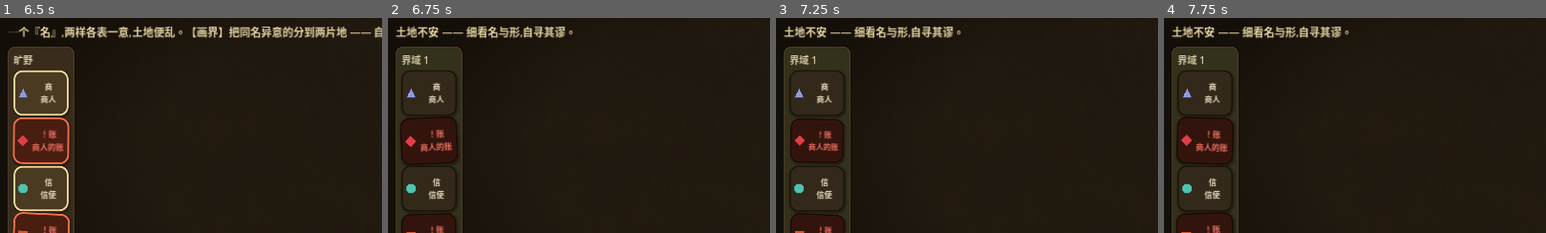
Above: before the commit, frames 1-4 (left to right).
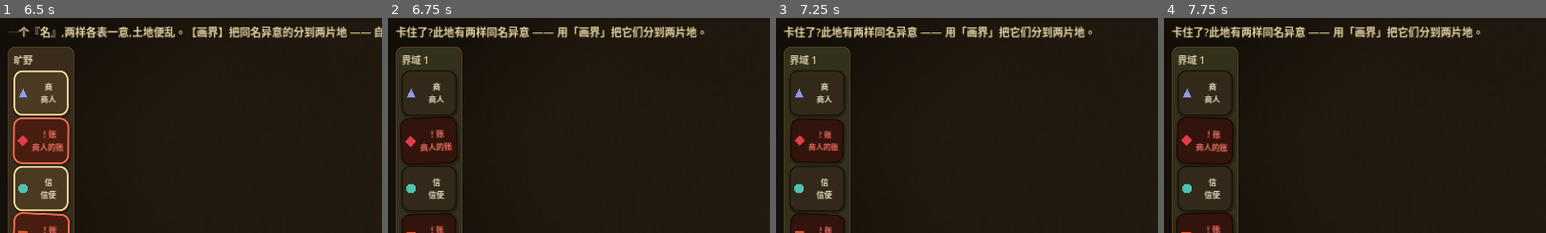
Above: after the commit, the same moments.

Repository: HelloKuoty/bounds
Game: Godot game, scene res://scenes/main/Main.tscn
The game is run twice, just before and just after one commit, with the same random seed, the same clock (stepped at 60 frames per second) and the same inputs.
Inputs:
- Up to frame 1 (6.5 s): click "启程" at 0.5 s; click "土地" at 1.25 s; click "商 商人" at 2 s; click "！账 商人的账册" at 2.75 s; click "信 信使" at 3.5 s; click "！账 信使的清单" at 4.25 s; click "钱 钱币" at 5 s; click "钱 钱币" at 5.75 s
- Up to frame 2 (6.75 s): click "画界(分出所选)" at 6.5 s
- Up to frame 3 (7.25 s): no input
- Up to frame 4 (7.75 s): click "结束回合" at 7.25 s
The pictures show only the part of the screen within x 1-51%, y 19-69%; the shares and areas given below are measured in that part.

Frame 1 is identical in both runs. In frame 2, 2.9% of the frame differs, in the area x 2-83%, y 3-10%; in frame 3, 2.9%; in frame 4, 2.9%.

Commit message:
iter-42: fumble-triggered hint (小鹿) + colour-blind break anchor (周棠); ★-reform deferred
清iter-37大评剩余根因5/6小必修。
- ★并心力(根因5 断点): 暂搁(§5诚实). 任何廉价度量都误伤合法多步最优解(档案窖成束→必臃肿→拆束/共井画界→生缺额→共享, 完美玩家也拿不到★★★); 正确par不可廉价静态求(共井已证伪); 且★阈值本是真人命门, 自走改语义仍需真人重调=双重功+引bug风险.
- 小鹿(改投): 30s纯时间锁→也由"无效动作"触发. _rebuild比较动作前后麻烦数, 一步没减少(真卡或合法设置步)即给类型提示, 不必干等30s. 无惩罚零误伤(只点类型+动词, 对合法多步也恰是有用的下一步).
- 周棠: 传令断处✕加深色描边, 靠形状不靠红, 色盲也读得出令断在哪.
- +2测试(无效画界→即给G_HINT_WALL / 解开→显清关句非卡死提示).
→ 123绿, smoke通关, LOAD 0. 重导出网页.

iter-37大评必修批次收尾(根因1-6全处置: 38分叉/39取舍/40名线索/41旁白/42无效提示+a11y; ★暂搁). 下一拍iter-43=全委员会复评重测.

Co-Authored-By: Claude Opus 4.8 (1M context) <noreply@anthropic.com>

Diff:
--- a/scripts/ui/territory_view.gd
+++ b/scripts/ui/territory_view.gd
@@ -97,6 +97,7 @@
 var _herald_break_mark: Label        # ✕ where the 令 can't cross (林晚, iter-35)
 var _herald_trail_pts: Array = []
 var _idle_t := 0.0                   # seconds since last progress; drives the stuck hint (阿May, iter-36)
+var _prev_inst := -1                 # trouble count before the last move; a non-reducing move surfaces the hint (小鹿, iter-42)
 var _title: Label
 var _intro: Label
 var _narration: Label
@@ -236,6 +237,10 @@
 	_herald_break_mark = Label.new()
 	_herald_break_mark.text = "✕"
 	_herald_break_mark.add_theme_color_override("font_color", Color(1.0, 0.5, 0.45))
+	# A dark outline makes the ✕ shape unmistakable on any background — the break reads by
+	# SHAPE, not by its red hue, so a colour-blind player isn't relying on "the red one". (周棠, iter-42)
+	_herald_break_mark.add_theme_color_override("font_outline_color", Color(0.05, 0.04, 0.03))
+	_herald_break_mark.add_theme_constant_override("outline_size", 5)
 	_herald_break_mark.add_theme_font_size_override("font_size", 22)
 	_herald_break_mark.mouse_filter = Control.MOUSE_FILTER_IGNORE
 	_herald_break_mark.visible = false
@@ -343,6 +348,16 @@
 	_highlight_instabilities()
 	_update_guide()
 	_update_verb_buttons()
+	# 小鹿(iter-42): a move that didn't reduce the trouble count — a real fumble OR a legit
+	# setup step (wall-before-bridge, bundle-before-split) — surfaces the type-hint at once,
+	# instead of making a stuck player wait out the 30s idle clock. Harmless either way: the
+	# hint only ever names the KIND of trouble + the verb, never which pieces.
+	var now_inst := board.instabilities().size()
+	if _prev_inst >= 0 and now_inst >= _prev_inst and not board.cleared:
+		var fumble_hint := _stuck_hint_text()
+		if fumble_hint != "":
+			_guide.text = fumble_hint
+	_prev_inst = now_inst
 
 
 func _build_region_panel(region: int, piece_ids: Array) -> Control:
--- a/tests/test_territory_view.gd
+++ b/tests/test_territory_view.gd
@@ -105,6 +105,33 @@
 		assert_true(t.clear_line != "", "%s carries a closing line" % tid)
 
 
+func test_a_fumbled_move_surfaces_the_hint_without_waiting() -> void:
+	# iter-42 (小鹿): a move that fails to reduce the trouble count surfaces the type-hint
+	# at once — a stuck player shouldn't have to wait out the 30s idle clock.
+	var board := BoardState.new()
+	board.load_territory(TerritoryDatabase.get_territory("the_crossing"))
+	var view := TerritoryView.new()
+	view.setup(board)
+	# a useless wall (the lone trader) leaves the 账 name-clash unresolved — a fumble.
+	board.draw_wall(["trader"])
+	view._rebuild()
+	assert_eq(view._guide.text, TerritoryView.G_HINT_WALL, "a non-reducing move surfaces the hint at once")
+	view.free()
+
+
+func test_a_real_move_does_not_trigger_the_fumble_hint() -> void:
+	# Control: a move that actually resolves the trouble must NOT read as a fumble.
+	var board := BoardState.new()
+	board.load_territory(TerritoryDatabase.get_territory("the_crossing"))
+	var view := TerritoryView.new()
+	view.setup(board)
+	board.draw_wall(["manifest"])  # resolves the clash → cleared
+	view._rebuild()
+	assert_true(board.cleared, "the move solved it")
+	assert_eq(view._guide.text, TerritoryView.G_CLEARED, "the cleared line shows, not a stuck hint")
+	view.free()
+
+
 func test_first_lesson_teaches_the_tool_not_the_pieces() -> void:
 	# 去保姆化(iter-25): the first time, the guide teaches what 画界 does + how to
 	# diagnose — but never names which pieces (no "账", no "click this one").
Not shown, changed: docs/index.html
Not shown, changed: docs/index.pck
Not shown, added: team/iterations/iter-42.md
